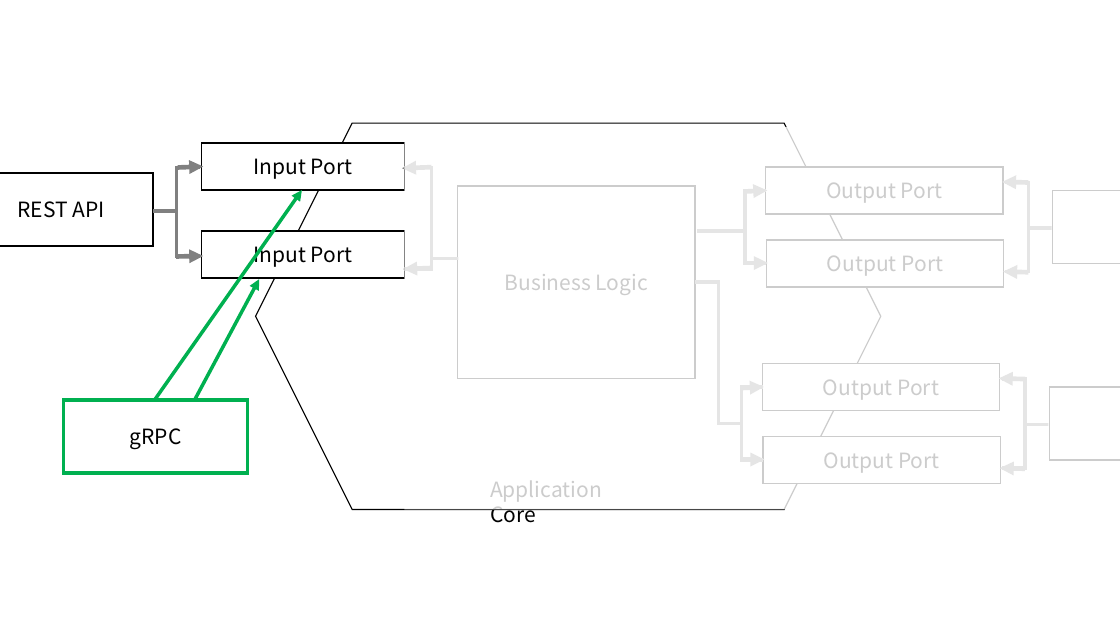
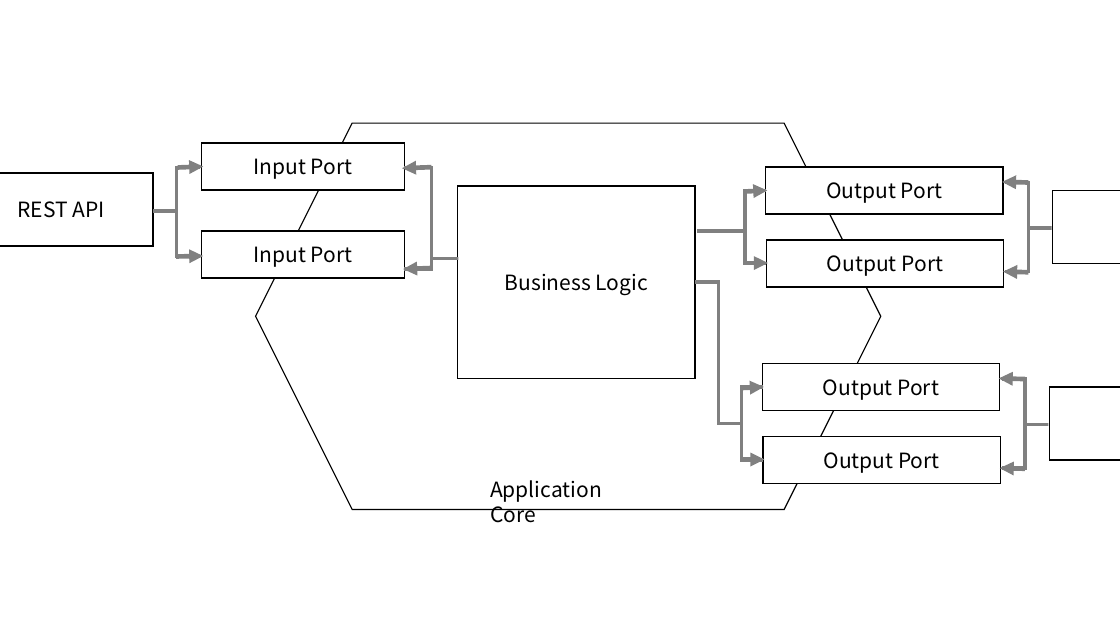
Before and after one commit to KoEonYack/Tistory-Coveant, a slide deck: slide 12 of Article/Spring/스프링_코드로_본_핵사고날_아키텍처/img/img.pptx. Drawn at 1120x630 pixels with LibreOffice and Linux fonts; fonts in the diff are those of the drawing. Boxes give left, top, right and bottom in pixels: in the first picture for what was removed or moved away, otherwise in the second. Text is boxed around its words. In the diff, an @@ line names an element or a change of style, - is before the commit and + after.

```diff
--- a/Article/Spring/스프링_코드로_본_핵사고날_아키텍처/img/img.pptx
+++ b/Article/Spring/스프링_코드로_본_핵사고날_아키텍처/img/img.pptx
@@ rectangle removed at bbox=[404, 127, 1120, 510] @@
@@ arrow removed from (155, 400) to (302, 190) @@
@@ arrow removed from (195, 400) to (260, 279) @@
@@ rectangle removed at bbox=[64, 400, 248, 473] @@
-gRPC
```
Also in this commit, not shown: 2 slides added, 2 slides removed, 4 other files.
